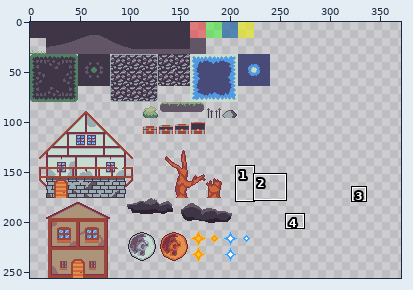
Pixel-art file: Assets/Maps/Tileset.aseprite. Above, an overview of the earlier version with the close-up marked.
Close-up. Before the commit:
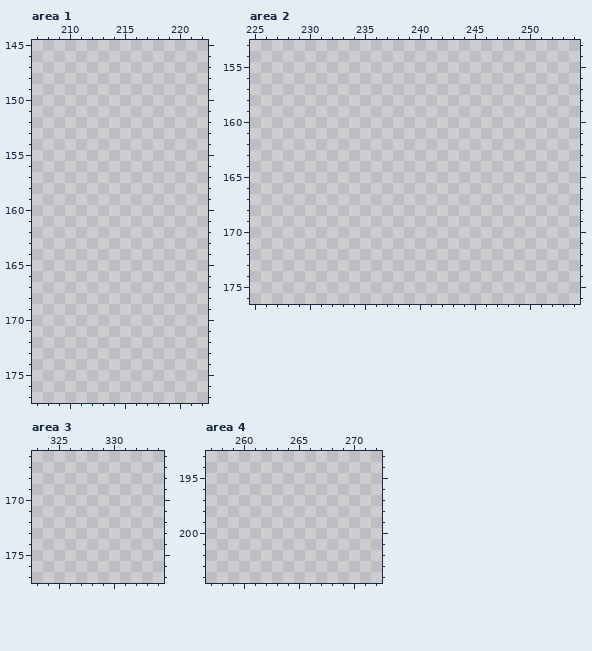
448x256 pixels, 1 frame. Pixels under 10% opacity are left out. Colours within 5 levels of each other are drawn and written as one. Shown: area 1: x 207..222, y 145..177; area 2: x 225..254, y 153..176; area 3: x 323..334, y 166..177; area 4: x 257..272, y 193..204. The wide view leaves out empty margins. The commit also changed other parts of the picture, which this record leaves out.
After the commit:
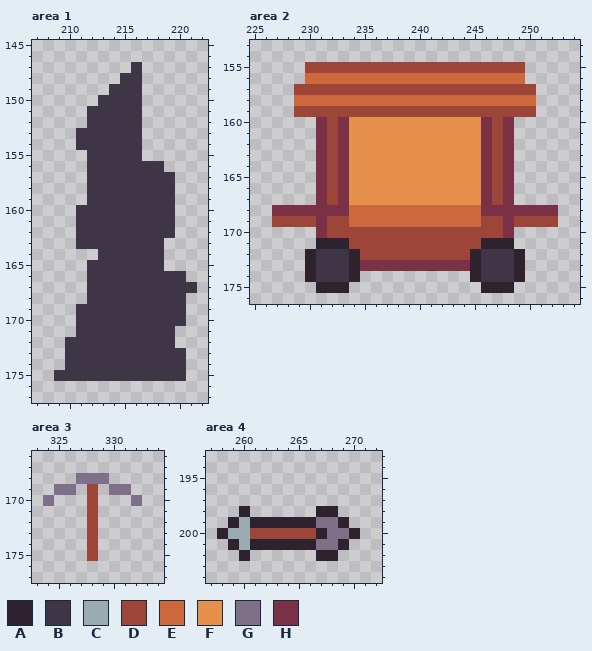
Palette (. is transparent): A #2e222f  B #3e3546  C #9babb2  D #9e4539  E #cd683d  F #e6904e  G #7f708a  H #7a3045
What changed:
Area 1:
The author put colour B in row 147 at x 216; in row 148 at x 215 to 216; in row 149 at x 214 to 216; in row 150 at x 213 to 216; in rows 151 to 152 at x 212 to 216; in rows 153 to 154 at x 211 to 216.
The author put colour B in row 155 at x 212 to 216; in row 156 at x 212 to 218; in rows 157 to 159 at x 212 to 219; in rows 160 to 162 at x 211 to 219; in row 163 at x 211 to 218; in row 164 at x 213 to 218.
The author put colour B in row 165 at x 212 to 218; in row 166 at x 212 to 220; in row 167 at x 212 to 221; in row 168 at x 212 to 220; in rows 169 to 170 at x 211 to 220; in row 171 at x 211 to 219.
The author put colour B in row 172 at x 210 to 219; in rows 173 to 174 at x 210 to 220; in row 175 at x 209 to 220.
Area 2:
The author put colour A in row 171 at x 231 to 233 and 246 to 248; in rows 172 to 174 at x 230, 234, 245 and 249; in row 175 at x 231 to 233 and 246 to 248.
The author put colour B in rows 172 to 174 at x 231 to 233 and 246 to 248.
The author put colour D in row 155 at x 230 to 249; in row 157 at x 229 to 250; in row 159 at x 229 to 250; in rows 160 to 167 at x 232 and 247; in row 169 at x 227 to 230, 232 to 233, 246 to 247 and 249 to 252; in row 170 at x 232 to 247.
The author put colour D in row 171 at x 234 to 245; in row 172 at x 235 to 244.
The author put colour E in row 156 at x 230 to 249; in row 158 at x 229 to 250; in rows 168 to 169 at x 234 to 245.
The author put colour F in rows 160 to 167 at x 234 to 245.
The author put colour H in rows 160 to 167 at x 231, 233, 246 and 248; in row 168 at x 227 to 233 and 246 to 252; in rows 169 to 170 at x 231 and 248; in row 173 at x 235 to 244.
Area 3:
The author put colour D in rows 169 to 175 at x 328.
The author put colour G in row 168 at x 327 to 329; in row 169 at x 325 to 326 and 330 to 331; in row 170 at x 324 and 332.
Area 4:
The author put colour A in row 198 at x 260 and 267 to 268; in row 199 at x 259, 261 to 266 and 269; in row 200 at x 258, 267 and 270; in row 201 at x 259, 261 to 266 and 269; in row 202 at x 260 and 267 to 268.
The author put colour C in row 199 at x 260; in row 200 at x 259 to 260; in row 201 at x 260.
The author put colour D in row 200 at x 261 to 266.
The author put colour G in row 199 at x 267 to 268; in row 200 at x 268 to 269; in row 201 at x 267 to 268.
Changed places in both close-ups, as pixel boxes (x1, y1, x2, y2):
added: (54, 62, 197, 381)
added: (272, 62, 558, 293)
added: (43, 473, 142, 561)
added: (217, 506, 360, 561)
